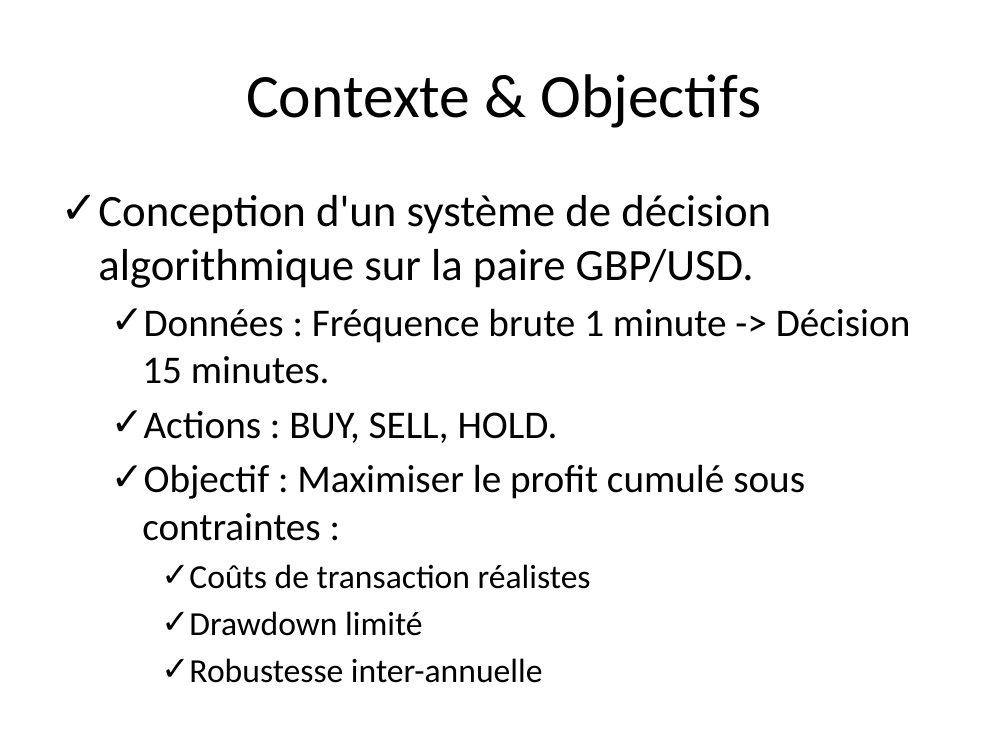
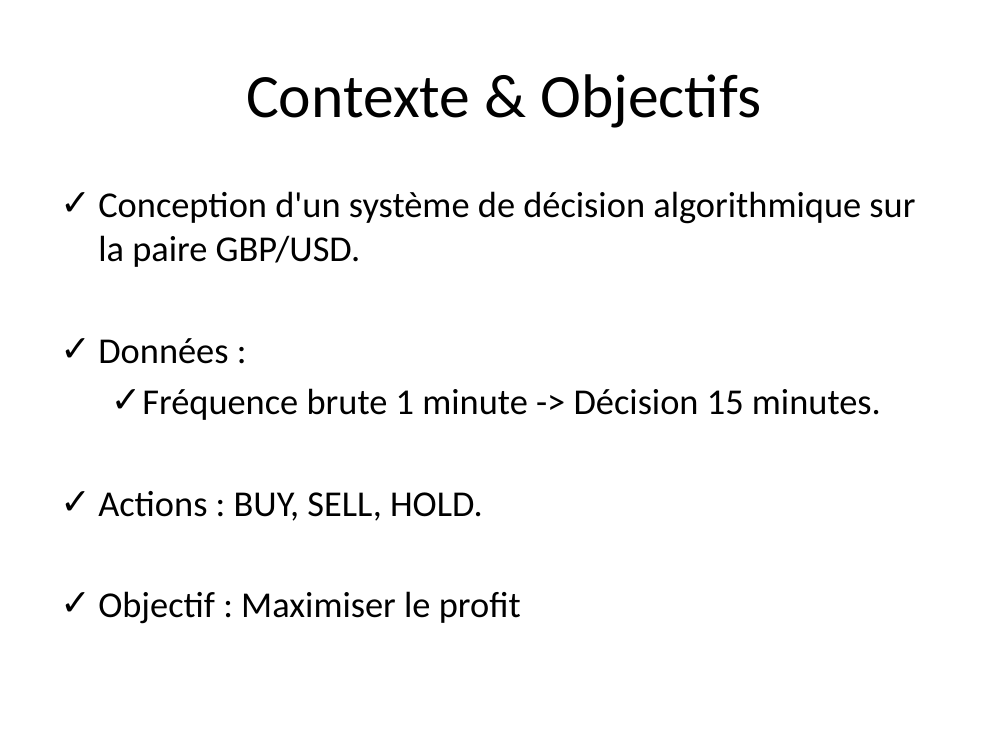
Before and after one commit to BeanEden/Projet_trading, a slide deck: slide 2 of Presentation_Projet_Trading.pptx. Drawn at 1008x756 pixels with LibreOffice and Linux fonts; fonts in the diff are those of the drawing; background and template pictures are left out. Boxes give left, top, right and bottom in pixels: in the first picture for what was removed or moved away, otherwise in the second. Text is boxed around its words. In the diff, an @@ line names an element or a change of style, - is before the commit and + after.

Commit message:
ppt

```diff
--- a/Presentation_Projet_Trading.pptx
+++ b/Presentation_Projet_Trading.pptx
@@ text at [98, 191, 915, 521]: size 32 to 26 pt in "Conception d'un système de décision algorithmique sur ..."; size 28 to 26 pt in "Actions : BUY, SELL, HOLD."; less space between paragraphs; list level 2 to 1 in "Actions : BUY, SELL, HOLD." @@
@@ text at [98, 338, 881, 420]: text changed; size 28 to 26 pt @@
-  ✓ Données : Fréquence brute 1 minute -> Décision 15 minutes.
+✓ Données :
+  ✓ Fréquence brute 1 minute -> Décision 15 minutes.
@@ text at [98, 591, 521, 624]: text changed; size 24 to 26 pt @@
-  ✓ Objectif : Maximiser le profit cumulé sous contraintes :
-    ✓ Coûts de transaction réalistes
-    ✓ Drawdown limité
-    ✓ Robustesse inter-annuelle
+✓ Objectif : Maximiser le profit
```
Also in this commit, not shown: 11 other slides changed, 8 slides added, 6 slides removed, 7 other files.
